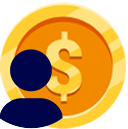
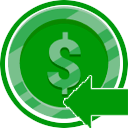
Two versions of the same layered image (128x129). Layer-by-layer changes:
removed layer "search-black" over (x1=0, y1=49, x2=64, y2=129)
showed "Livello 3", painted on it over (x1=64, y1=76, x2=128, y2=128)
showed "Livello 2" over (x1=0, y1=0, x2=128, y2=128)
painted on "Livello 1" over (x1=0, y1=1, x2=126, y2=129)